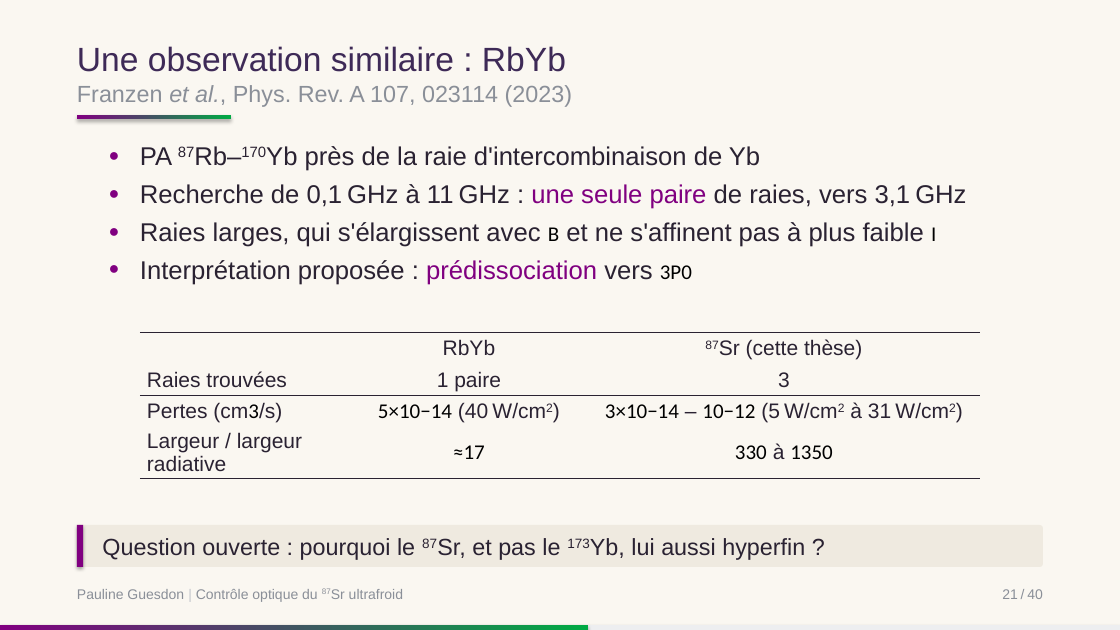
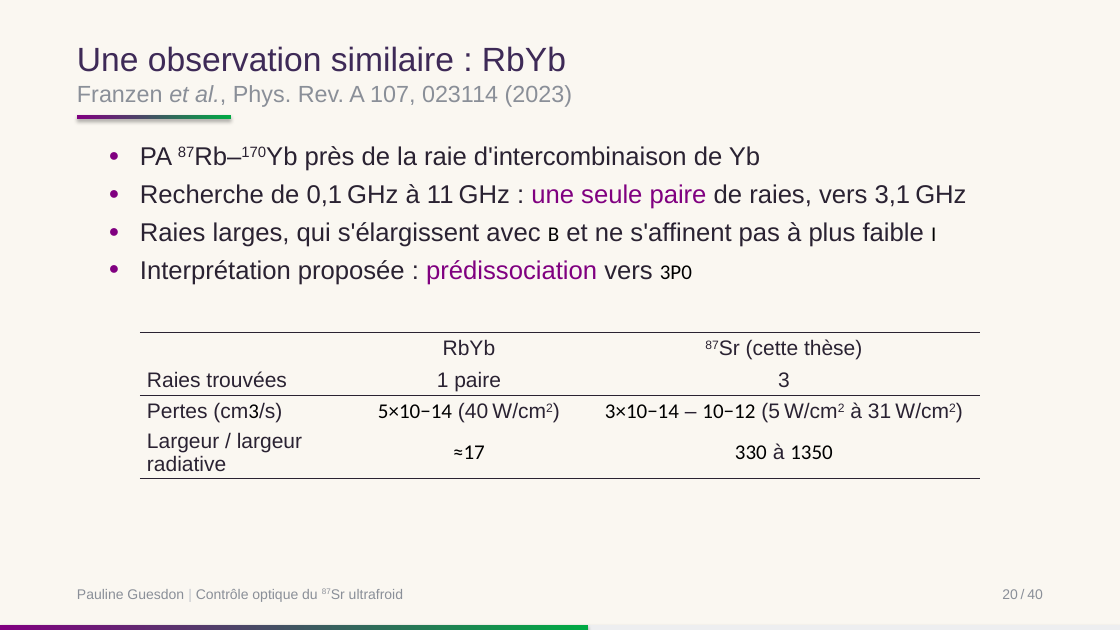
Before and after one commit to PaulineGuesdon/Inchallah-lui-il-marche, a slide deck: slide 25 of Soutenance/soutenance.pptx. Drawn at 1120x630 pixels with LibreOffice and Linux fonts; fonts in the diff are those of the drawing. Boxes give left, top, right and bottom in pixels: in the first picture for what was removed or moved away, otherwise in the second. Text is boxed around its words. In the diff, an @@ line names an element or a change of style, - is before the commit and + after.

```diff
--- a/Soutenance/soutenance.pptx
+++ b/Soutenance/soutenance.pptx
@@ rounded rectangle removed at box(77, 525, 1044, 567) @@
-Question ouverte : pourquoi le 87Sr, et pas le 173Yb, lui aussi hyperfin ?
@@ rectangle removed at box(77, 525, 83, 567) @@
@@ text at box(1002, 589, 1043, 599): text changed @@
-21 / 40
+20 / 40
```
Also in this commit, not shown: 29 other slides changed, 1 slide added, 2 slides removed, 6 other files.
